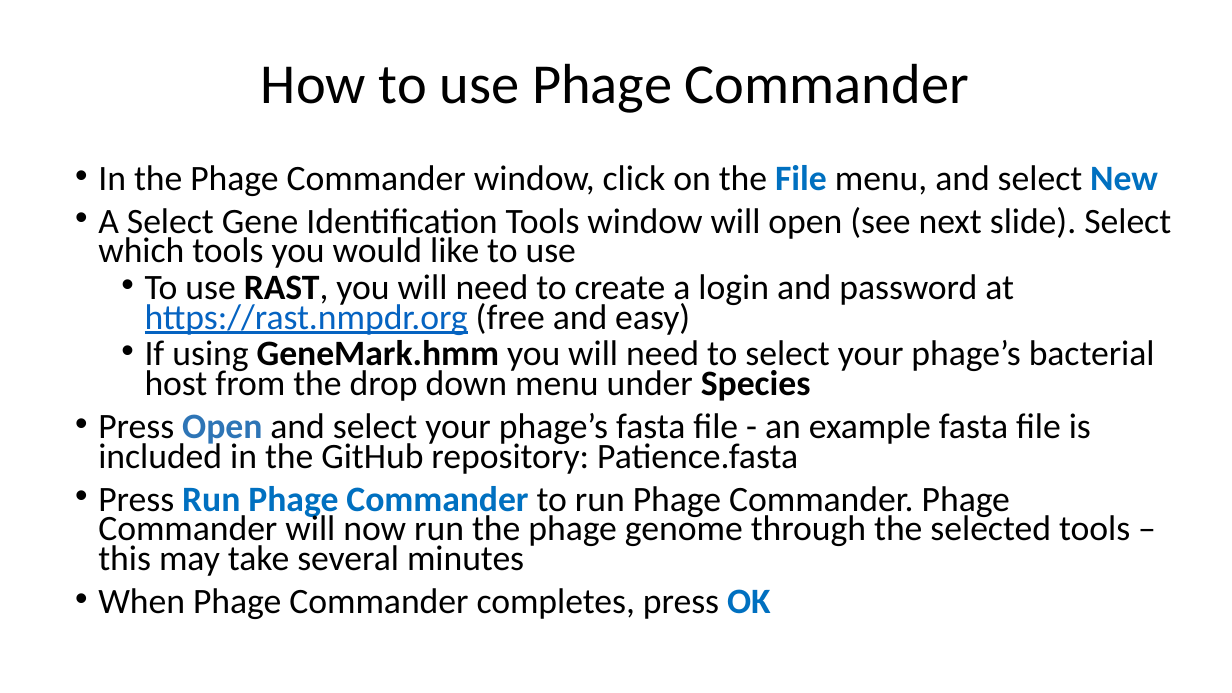
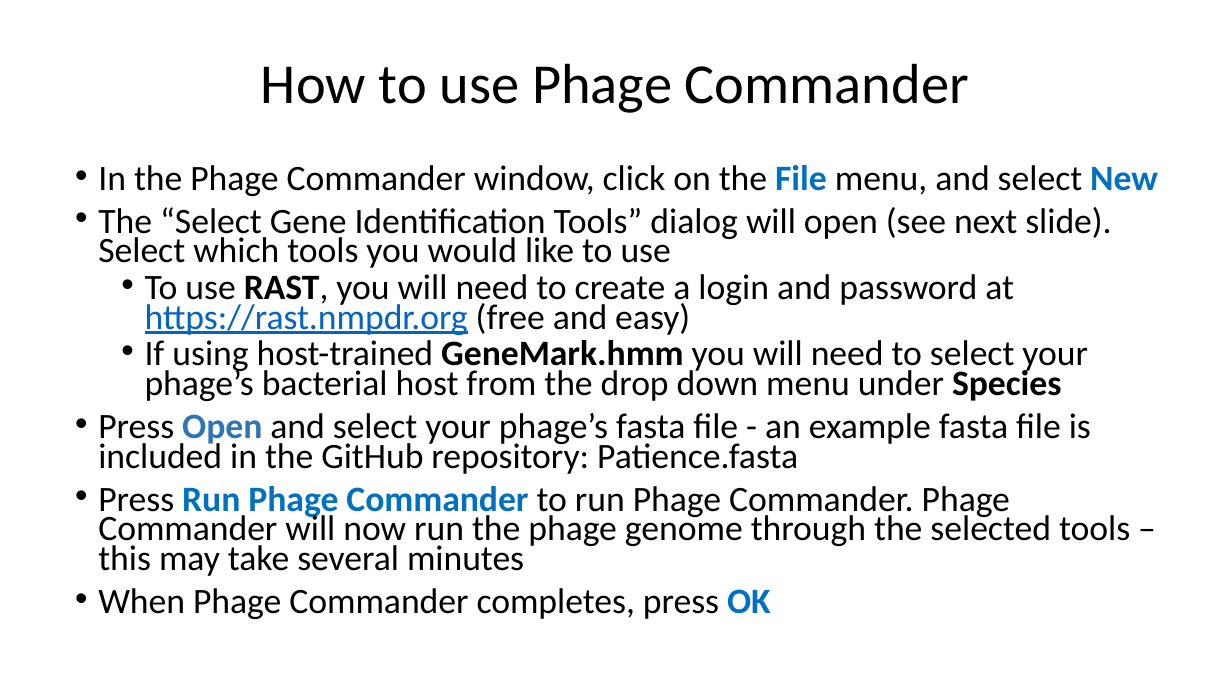
Before and after one commit to sarah-harris/PhageCommander, a slide deck: slide 6 of Phage Commander User Guide.pptx. Drawn at 1232x693 pixels with LibreOffice and Linux fonts; fonts in the diff are those of the drawing. Boxes give left, top, right and bottom in pixels: in the first picture for what was removed or moved away, otherwise in the second. Text is boxed around its words. In the diff, an @@ line names an element or a change of style, - is before the commit and + after.

```diff
--- a/Phage Commander User Guide.pptx
+++ b/Phage Commander User Guide.pptx
@@ text at (98,207,1111,268): text changed @@
-• A Select Gene Identification Tools window will open (see next slide). Select which tools you would like to use
+• The “Select Gene Identification Tools” dialog will open (see next slide). Select which tools you would like to use
@@ text at (145,340,1088,401): text changed @@
-  • If using GeneMark.hmm you will need to select your phage’s bacterial host from the drop down menu under Species
+  • If using host-trained GeneMark.hmm you will need to select your phage’s bacterial host from the drop down menu under Species
```
Also in this commit, not shown: 6 other slides changed, 1 slide added, 2 other files.
